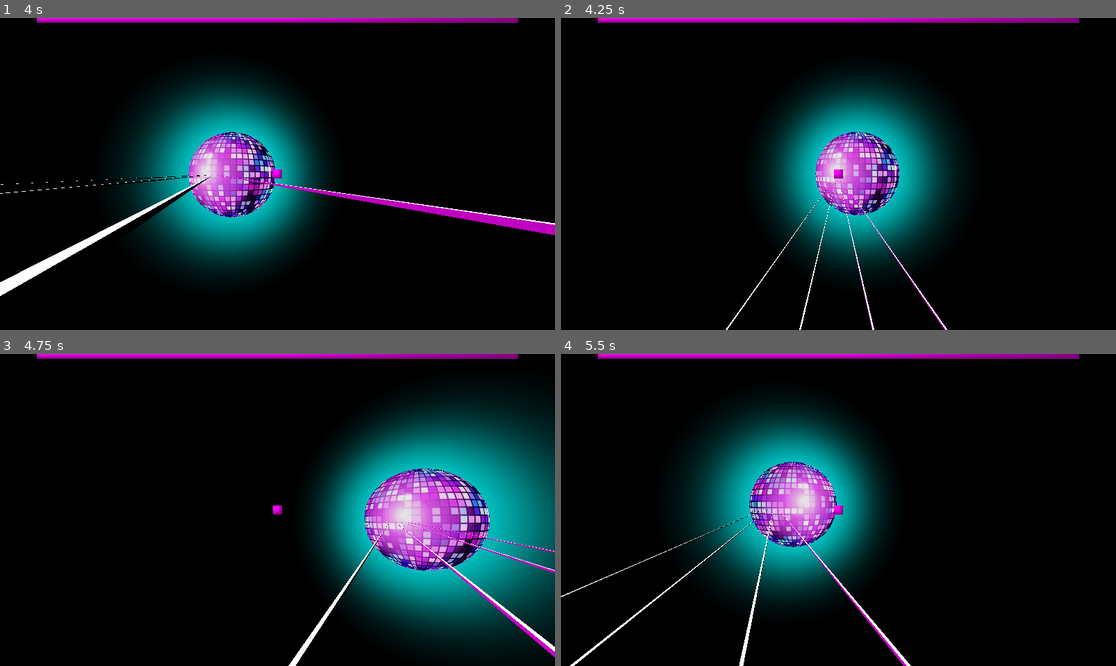
Above: before the commit, frames 1-4 (two rows, left to right).
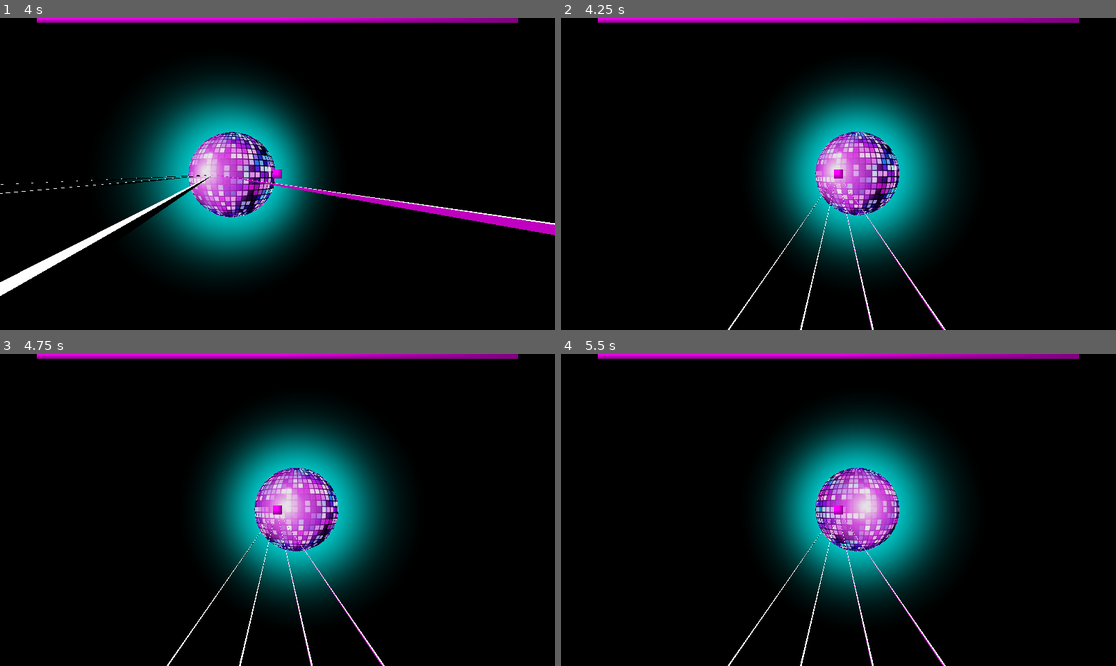
Above: after the commit, the same moments.

Repository: HOMAK13/ritm
Game: Godot game, scene res://main.tscn
Same seed, same stepped clock (60 frames per second), same inputs: the game is played once before the commit and once after it.
Inputs (mouse positions are in pixels of both pictures, inside the frame that each line leads up to):
- Up to frame 1 (4 s): move the mouse to (305, 174) at 0.52 s; move the mouse to (249, 174) at 1.27 s; move the mouse to (288, 167) at 2.02 s; move the mouse to (271, 180) at 2.77 s; move the mouse to (316, 177) at 3.52 s
- Up to frame 2 (4.25 s): tap Escape (ui_cancel) at 4.15 s
- Up to frame 3 (4.75 s): move the mouse to (233, 506) at 4.27 s
- Up to frame 4 (5.5 s): move the mouse to (844, 510) at 5.02 s

Frame 1 is identical in both runs. In frame 2, 0.5% of the frame differs, in the area x 29-70%, y 36-100%; in frame 3, 40%, in the area x 30-100%, y 14-100%; in frame 4, 25%.
Error before the commit: Invalid access of index '3' on a base object of type: 'PackedStringArray'. (res://main.gd:66)
Error after the commit: Invalid access of index '3' on a base object of type: 'PackedStringArray'. (res://main.gd:163)

Commit message:
Update main.gd. Внутриигровое меню (Не главное)

Diff:
--- a/main.gd
+++ b/main.gd
@@ -1,4 +1,6 @@
 extends Node3D
+
+# В будущем надо убрать из main меню. Я добавил его сюда временно. Лучше создать отдельную сцену?
 
 const DEBUG_LEVEL = 3
 const DEBUG_DIFFICULTY = "hard"
@@ -14,6 +16,7 @@
 var beatmap_index = 0;
 var platform;
 var path_to_music = "";
+var SENSETIVITY = 0.003;
 
 var last_platform_position = 0;
 var next_platform_position = 0
@@ -24,6 +27,16 @@
 @onready var light = get_node("Light");
 @onready var borders = [get_node("Border"), get_node("Border2"), get_node("Border3"), get_node("Border4")]
 @onready var timer: Sprite2D = get_node("UI").get_child(0);
+
+var pause_menu: CanvasLayer
+var continue_button: Button
+var settings_button: Button
+var settings_menu: VBoxContainer
+var volume_slider: HSlider
+var sensitivity_slider: HSlider
+var back_button: Button
+var main_menu_container: VBoxContainer
+var settings_menu_container: VBoxContainer
 
 func _ready():
 	timer.global_position.y = 0;
@@ -37,6 +50,90 @@
 	$MusicController.load_music(current_directory + "/" + path_to_music.erase(path_to_music.length() -1));
 	sky.environment.sky.sky_material.set("shader_parameter/rotation_speed", difficulty_to_rotation_speed(DEBUG_DIFFICULTY));
 	platform = preload("res://platform.tscn");
+
+	# Меню
+
+	pause_menu = CanvasLayer.new()
+	pause_menu.process_mode = Node.PROCESS_MODE_ALWAYS
+	add_child(pause_menu)
+
+	main_menu_container = VBoxContainer.new()
+	main_menu_container.alignment = BoxContainer.ALIGNMENT_CENTER
+	main_menu_container.custom_minimum_size = Vector2(400, 220)
+	pause_menu.add_child(main_menu_container)
+	main_menu_container.name = "MainMenu"
+
+	continue_button = Button.new()
+	continue_button.text = "Продолжить"
+	continue_button.custom_minimum_size = Vector2(300, 100)
+	main_menu_container.add_child(continue_button)
+
+	settings_menu_container = VBoxContainer.new()
+	settings_menu_container.alignment = BoxContainer.ALIGNMENT_CENTER
+	settings_menu_container.custom_minimum_size = Vector2(400, 300)
+	settings_menu_container.name = "SettingsMenu"
+	pause_menu.add_child(settings_menu_container)
+	settings_menu_container.hide()
+
+	var settings_label = Label.new()
+	settings_label.text = "НАСТРОЙКИ"
+	settings_label.horizontal_alignment = HORIZONTAL_ALIGNMENT_CENTER
+	settings_label.add_theme_font_size_override("font_size", 32)
+	settings_menu_container.add_child(settings_label)
+
+	var volume_container = HBoxContainer.new()
+	settings_menu_container.add_child(volume_container)
+
+	var volume_label = Label.new()
+	volume_label.text = "Громкость:"
+	volume_label.size_flags_horizontal = Control.SIZE_EXPAND_FILL
+	volume_container.add_child(volume_label)
+
+	volume_slider = HSlider.new()
+	volume_slider.min_value = 0
+	volume_slider.max_value = 100
+	volume_slider.value = 80
+	volume_slider.size_flags_horizontal = Control.SIZE_EXPAND_FILL
+	volume_container.add_child(volume_slider)
+
+	var sensitivity_container = HBoxContainer.new()
+	settings_menu_container.add_child(sensitivity_container)
+
+	var sensitivity_label = Label.new()
+	sensitivity_label.text = "Чувствительность мыши:"
+	sensitivity_label.size_flags_horizontal = Control.SIZE_EXPAND_FILL
+	sensitivity_container.add_child(sensitivity_label)
+
+	sensitivity_slider = HSlider.new()
+	sensitivity_slider.min_value = 0.001
+	sensitivity_slider.max_value = 0.01
+	sensitivity_slider.step = 0.0005
+	sensitivity_slider.value = SENSETIVITY
+	sensitivity_slider.size_flags_horizontal = Control.SIZE_EXPAND_FILL
+	sensitivity_container.add_child(sensitivity_slider)
+
+	back_button = Button.new()
+	back_button.text = "Назад"
+	back_button.custom_minimum_size = Vector2(400, 100)
+	settings_menu_container.add_child(back_button)
+
+	settings_button = Button.new()
+	settings_button.text = "Настройки"
+	settings_button.custom_minimum_size = Vector2(300, 100)
+	main_menu_container.add_child(settings_button)
+	back_button.connect("pressed", _on_back_button_pressed)
+	volume_slider.connect("value_changed", _on_volume_changed)
+	sensitivity_slider.connect("value_changed", _on_sensitivity_changed)
+
+	apply_volume_settings()
+
+	main_menu_container.hide()
+
+	continue_button.connect("pressed", _on_continue_button_pressed)
+	settings_button.connect("pressed", _on_settings_button_pressed)
+
+	Input.set_mouse_mode(Input.MOUSE_MODE_CAPTURED)
+	load_settings()
 
 func _process(delta: float) -> void:
 	timer.scale.x = (1.0 - time / beatmap[-1]) * get_viewport().size.x;
@@ -128,3 +225,83 @@
 	if (difficulty == "hard"): return 0.8
 	if (difficulty == "insane"): return 1
 	return 0.5
+
+# Меню
+
+func _unhandled_input(event):
+	if event.is_action_pressed("ui_cancel"):
+		if get_tree().paused:
+			if settings_menu_container.visible:
+				_on_back_button_pressed()
+			else:
+				_on_continue_button_pressed()
+		else:
+			get_tree().paused = true
+			$MusicController.set_process(false)
+			_update_menu_position()
+			pause_menu.get_node("MainMenu").show()
+			settings_button.grab_focus()
+			Input.set_mouse_mode(Input.MOUSE_MODE_VISIBLE)
+
+func _on_continue_button_pressed():
+	get_tree().paused = false
+	$MusicController.set_process(true)
+	pause_menu.get_node("MainMenu").hide()
+	settings_menu_container.hide()
+	Input.set_mouse_mode(Input.MOUSE_MODE_CAPTURED)
+
+func _on_settings_button_pressed() -> void:
+	pause_menu.get_node("MainMenu").hide()
+	settings_menu_container.show()
+	back_button.grab_focus()
+
+func _update_menu_position():
+	if not is_instance_valid(main_menu_container) or not is_instance_valid(settings_menu_container):
+		return
+	var viewport_size = get_viewport().size
+
+	main_menu_container.position = Vector2(
+		(viewport_size.x - main_menu_container.size.x) / 2,
+		(viewport_size.y - main_menu_container.size.y) / 2
+	)
+	settings_menu_container.position = Vector2(
+		(viewport_size.x - settings_menu_container.size.x) / 2,
+		(viewport_size.y - settings_menu_container.size.y) / 2
+	)
+
+func _on_back_button_pressed():
+	settings_menu_container.hide()
+	pause_menu.get_node("MainMenu").show()
+	settings_button.grab_focus()
+
+func _on_volume_changed(value: float):
+	apply_volume_settings()
+	save_settings()
+
+func _on_sensitivity_changed(value: float):
+	SENSETIVITY = value
+	if Player.has_method("set_mouse_sensitivity"):
+		Player.set_mouse_sensitivity(SENSETIVITY)
+		save_settings()
+
+func apply_volume_settings():
+	var volume_db = linear_to_db(volume_slider.value / 100.0)
+	AudioServer.set_bus_volume_db(AudioServer.get_bus_index("Master"), volume_db)
+	$MusicController.update_volume(volume_slider.value / 100.0)
+
+func save_settings():
+	var config = {
+		"volume": volume_slider.value,
+		"sensitivity": sensitivity_slider.value
+	}
+	var file = FileAccess.open("user://settings.cfg", FileAccess.WRITE)
+	file.store_var(config)
+
+func load_settings():
+	if FileAccess.file_exists("user://settings.cfg"):
+		var file = FileAccess.open("user://settings.cfg", FileAccess.READ)
+		var config = file.get_var()
+		volume_slider.value = config.get("volume", 80)
+		sensitivity_slider.value = config.get("sensitivity", 0.1)
+		apply_volume_settings()
+		_on_sensitivity_changed(sensitivity_slider.value)
